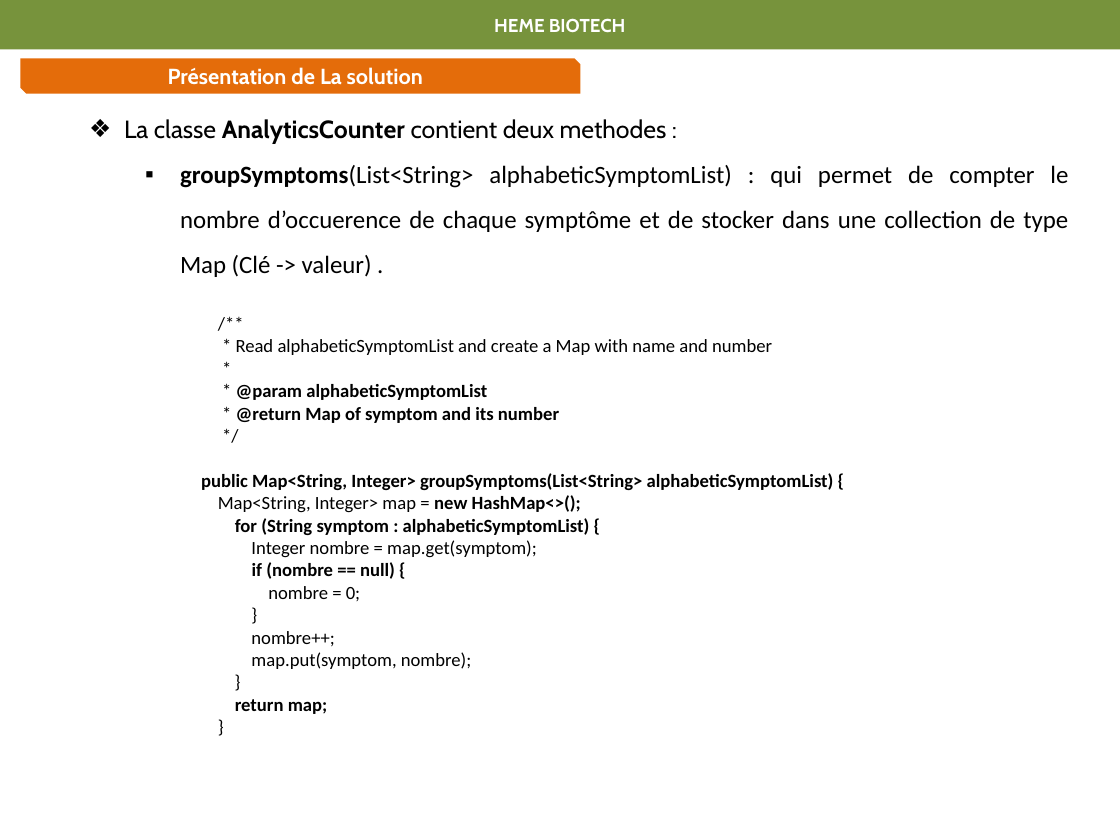
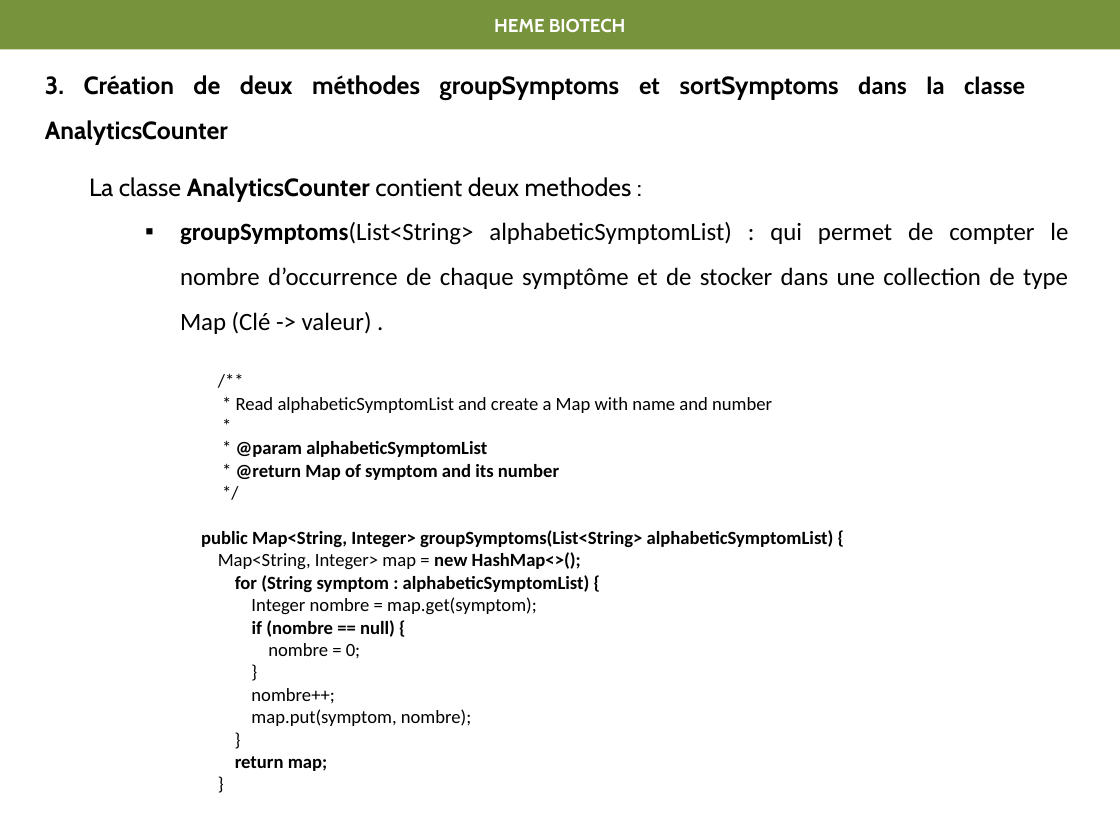
Before and after one commit to bende47/Project_DA_Java_EN_Come_to_the_Rescue_of_a_Java_Application, a slide deck: slide 10 of Projet P2.pptx (slide 8 before the commit). Drawn at 1120x840 pixels with LibreOffice and Linux fonts; fonts in the diff are those of the drawing. Boxes give left, top, right and bottom in pixels: in the first picture for what was removed or moved away, otherwise in the second. Text is boxed around its words. In the diff, an @@ line names an element or a change of style, - is before the commit and + after.

```diff
--- a/Projet P2.pptx
+++ b/Projet P2.pptx
@@ snip diag rect removed at (x1=20, y1=58, x2=580, y2=93) @@
-Présentation de La solution
@@ text added at (x1=45, y1=75, x2=1025, y2=145), 16 pt, text #000000, bold @@
+  3. Création de deux méthodes groupSymptoms et sortSymptoms dans la classe AnalyticsCounter
@@ text "La classe AnalyticsCounter contient deux ..." moved from (x1=124, y1=119, x2=1068, y2=714) to (x1=89, y1=177, x2=1068, y2=771) @@
@@ text at (x1=89, y1=177, x2=632, y2=201): bullet ❖ to none @@
@@ text at (x1=180, y1=222, x2=1068, y2=334): text changed @@
-    ▪ groupSymptoms(List<String> alphabeticSymptomList) : qui permet de compter le nombre d’occuerence de chaque symptôme et de stocker dans une collection de type Map (Clé -> valeur) .
+    ▪ groupSymptoms(List<String> alphabeticSymptomList) : qui permet de compter le nombre d’occurrence de chaque symptôme et de stocker dans une collection de type Map (Clé -> valeur) .
```
Also in this commit, not shown: 8 other slides changed, 2 slides added.
